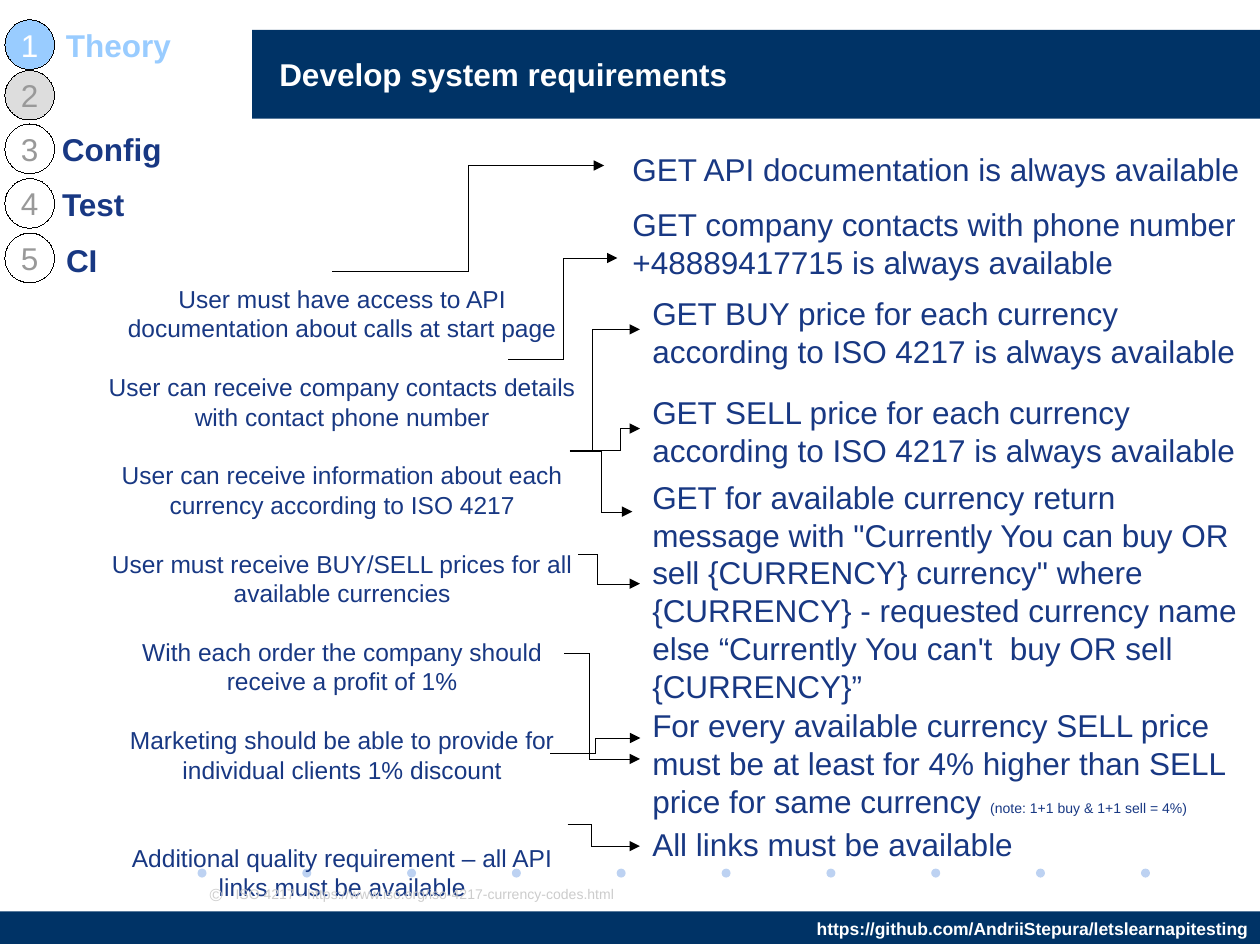
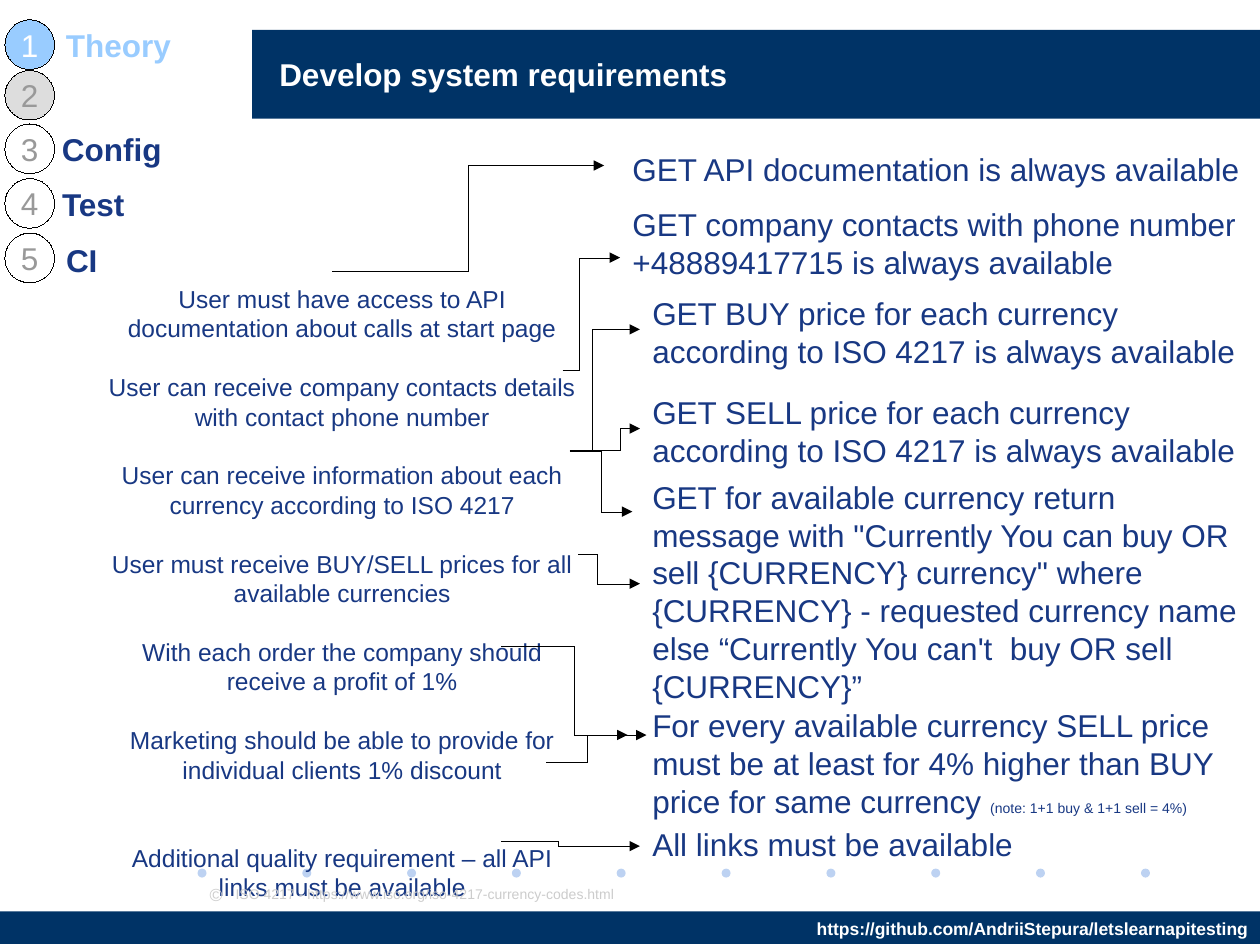
Before and after one commit to AndriiStepura/letslearnapitesting, a slide deck: slide 10 of StartTestingApiWithPostman.odp. Drawn at 1260x945 pixels with LibreOffice and Linux fonts; fonts in the diff are those of the drawing; background and template pictures are left out. Boxes give left, top, right and bottom in pixels: in the first picture for what was removed or moved away, otherwise in the second. Text is boxed around its words. In the diff, an @@ line names an element or a change of style, - is before the commit and + after.

```diff
--- a/StartTestingApiWithPostman.odp
+++ b/StartTestingApiWithPostman.odp
@@ elbow arrow moved from (509, 359) - (617, 258) to (563, 370) - (620, 258) @@
@@ elbow arrow moved from (551, 753) - (640, 738) to (501, 646) - (646, 735) @@
@@ text at (x1=652, y1=714, x2=1214, y2=819): text changed @@
-For every available currency SELL price must be at least for 4% higher than SELL price for same currency (note: 1+1 buy & 1+1 sell = 4%)
+For every available currency SELL price must be at least for 4% higher than BUY price for same currency (note: 1+1 buy & 1+1 sell = 4%)
@@ elbow arrow moved from (564, 653) - (640, 759) to (547, 762) - (627, 735) @@
@@ elbow arrow moved from (567, 824) - (640, 847) to (501, 840) - (640, 847) @@
```
Also in this commit, not shown: 1 other slide changed, 1 other file.
